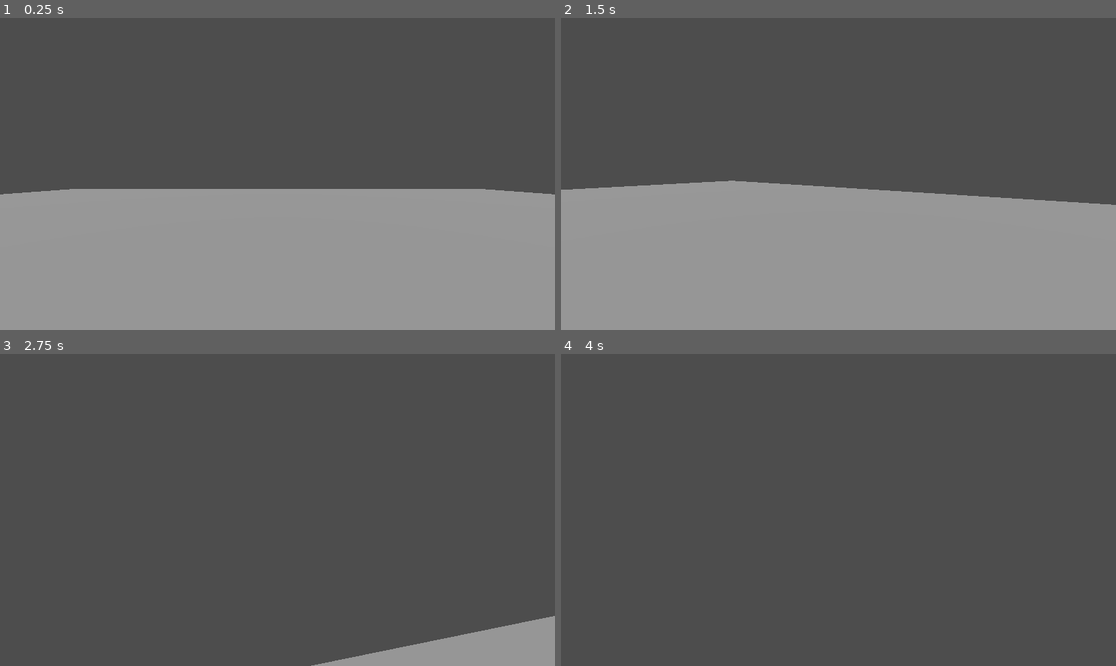
Above: before the commit, frames 1-4 (two rows, left to right).
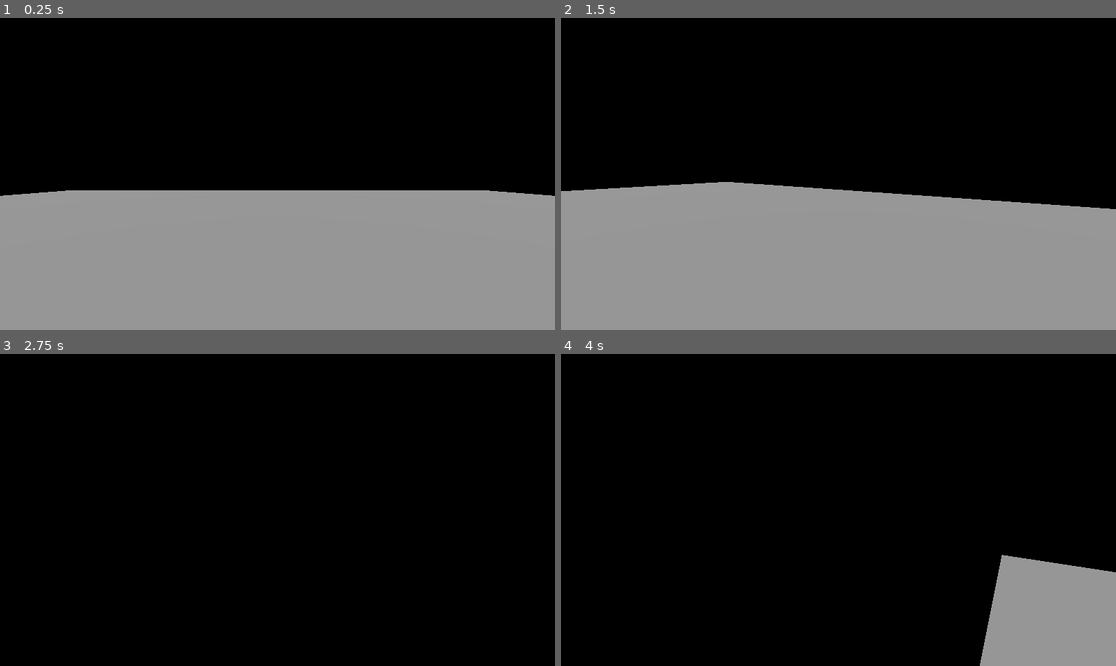
Above: after the commit, the same moments.

Repository: twang849/LoJam-x-GDS-2025
Game: Godot game, scene res://level.tscn
The game is run twice, just before and just after one commit, with the same random seed, the same clock (stepped at 60 frames per second) and the same inputs.
Inputs (mouse positions are in pixels of both pictures, inside the frame that each line leads up to):
- Up to frame 1 (0.25 s): no input
- Up to frame 2 (1.5 s): tap Enter at 0.5 s; move the mouse to (866, 174) at 0.52 s; hold W (move_forward) from 0.53 s (still down); tap E (interact) at 0.6, 1.35 s; tap Space (jump) at 0.77 s; move the mouse to (810, 174) at 1.27 s
- Up to frame 3 (2.75 s): keep holding W (move_forward); tap Space (jump) at 1.52 s; move the mouse to (288, 503) at 2.02 s; tap E (interact) at 2.1 s
- Up to frame 4 (4 s): keep holding W (move_forward); move the mouse to (832, 516) at 2.77 s; tap E (interact) at 2.85, 3.6 s; tap Space (jump) at 3.02, 3.5, 3.77 s; move the mouse to (877, 513) at 3.52 s

The runs differ from the first frame. In frame 1, 55% of the frame differs, in the area x 0-100%, y 0-58%; in frame 2, 56%; in frame 3, 100%, in the area x 0-100%, y 0-100%; in frame 4, 100%.

Commit message:
Added walls on each side

Diff:
--- a/level.tscn
+++ b/level.tscn
@@ -1,6 +1,7 @@
-[gd_scene load_steps=4 format=3 uid="uid://3fe6k5pvlq31"]
+[gd_scene load_steps=5 format=3 uid="uid://3fe6k5pvlq31"]
 
 [ext_resource type="PackedScene" uid="uid://baue3qvhxljx0" path="res://player.tscn" id="1_u52ul"]
+[ext_resource type="PackedScene" uid="uid://bs7nxqwd3pcmv" path="res://wall.tscn" id="1_vonw3"]
 
 [sub_resource type="BoxShape3D" id="BoxShape3D_5xgho"]
 size = Vector3(60, 2, 60)
@@ -20,7 +21,19 @@
 mesh = SubResource("BoxMesh_u52ul")
 skeleton = NodePath("../CollisionShape3D")
 
+[node name="Wall" parent="." instance=ExtResource("1_vonw3")]
+transform = Transform3D(1, 0, 0, 0, -4.37114e-08, -1, 0, 1, -4.37114e-08, 0, 20, -29)
+
+[node name="Wall" parent="Wall" instance=ExtResource("1_vonw3")]
+transform = Transform3D(1, 0, 0, 0, 1, -1.06581e-14, 0, 1.06581e-14, 1, 0, 58, -3.8147e-06)
+
+[node name="Wall" parent="Wall/Wall" instance=ExtResource("1_vonw3")]
+transform = Transform3D(-4.37114e-08, -1, 4.37114e-08, 1, -4.37114e-08, 4.37114e-08, -4.37114e-08, 4.37114e-08, 1, 29, -29, 1.90735e-06)
+
+[node name="Wall" parent="Wall/Wall/Wall" instance=ExtResource("1_vonw3")]
+transform = Transform3D(1, -4.37114e-08, 4.37114e-08, -4.37114e-08, -1, 8.74228e-08, 4.37114e-08, -8.74228e-08, -1, 2.53526e-06, 58, -3.8147e-06)
+
 [node name="DirectionalLight3D" type="DirectionalLight3D" parent="."]
-transform = Transform3D(1, 0, 0, 0, 2.98023e-08, 1, 0, -1, 2.98023e-08, 0, 16, 0)
+transform = Transform3D(1, 0, 0, 0, 2.98023e-08, 1, 0, -1, 2.98023e-08, 0, 31, 0)
 
 [node name="Player" parent="." instance=ExtResource("1_u52ul")]
--- /dev/null
+++ b/wall.tscn
@@ -0,0 +1,17 @@
+[gd_scene load_steps=3 format=3 uid="uid://bs7nxqwd3pcmv"]
+
+[sub_resource type="BoxShape3D" id="BoxShape3D_5xgho"]
+size = Vector3(60, 2, 40)
+
+[sub_resource type="BoxMesh" id="BoxMesh_u52ul"]
+size = Vector3(60, 2, 40)
+
+[node name="Wall" type="StaticBody3D"]
+transform = Transform3D(1, 0, 0, 0, -4.37114e-08, -1, 0, 1, -4.37114e-08, 0, 0, 0)
+
+[node name="CollisionShape3D" type="CollisionShape3D" parent="."]
+shape = SubResource("BoxShape3D_5xgho")
+
+[node name="MeshInstance3D" type="MeshInstance3D" parent="."]
+mesh = SubResource("BoxMesh_u52ul")
+skeleton = NodePath("../CollisionShape3D")
